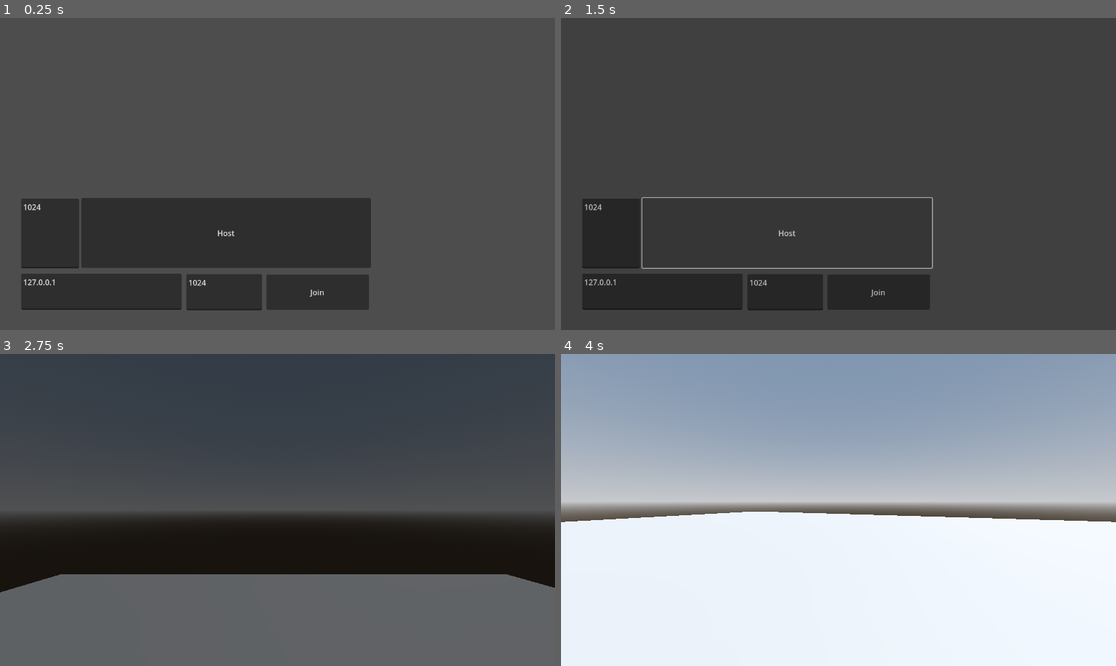
Above: before the commit, frames 1-4 (two rows, left to right).
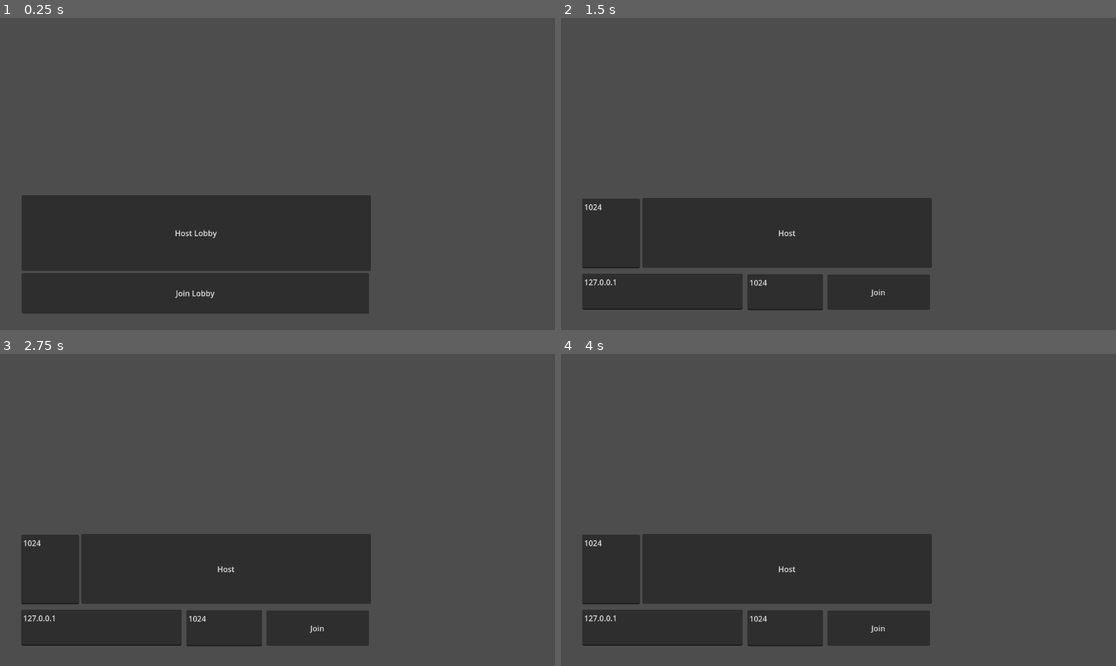
Above: after the commit, the same moments.

Repository: Riyan123410/Hi
Game: Godot game, scene res://scenes/sceneSwitcher.tscn
The game is run twice, just before and just after one commit, with the same random seed, the same clock (stepped at 60 frames per second) and the same inputs.
Inputs (mouse positions are in pixels of both pictures, inside the frame that each line leads up to):
- Up to frame 1 (0.25 s): no input
- Up to frame 2 (1.5 s): click (755, 292) at 0.5 s, where only the run after the commit has a clickable "Join Lobby"; click (755, 233) at 1.25 s, where only the run after the commit has a clickable "Host Lobby"
- Up to frame 3 (2.75 s): move the mouse to (399, 494) at 2.02 s; hold D (right) from 2.03 s (still down)
- Up to frame 4 (4 s): move the mouse to (810, 510) at 2.77 s; release D (right) at 2.78 s; hold W (forward) from 2.78 s (still down); tap Space (jump) at 3.02 s; move the mouse to (849, 503) at 3.52 s

The runs differ from the first frame. In frame 1, 2.5% of the frame differs, in the area x 3-67%, y 56-95%; in frame 2, 0.5%; in frame 3, 41%; in frame 4, 99%, in the area x 0-100%, y 0-100%.

Commit message:
Updated title screen to match pre-made concept

Diff:
--- a/src/game/scenes/worlds/mainMenu.tscn
+++ b/src/game/scenes/worlds/mainMenu.tscn
@@ -12,6 +12,7 @@
 script = ExtResource("1_8poju")
 
 [node name="Host" type="Button" parent="CanvasLayer"]
+visible = false
 anchors_preset = -1
 anchor_left = 0.1467014
 anchor_top = 0.5771605
@@ -24,6 +25,7 @@
 metadata/_edit_use_anchors_ = true
 
 [node name="Join" type="Button" parent="CanvasLayer"]
+visible = false
 anchors_preset = -1
 anchor_left = 0.4800347
 anchor_top = 0.82253087
@@ -35,6 +37,7 @@
 metadata/_edit_use_anchors_ = true
 
 [node name="IP" type="TextEdit" parent="CanvasLayer"]
+visible = false
 anchors_preset = -1
 anchor_left = 0.038194444
 anchor_top = 0.8194444
@@ -46,6 +49,7 @@
 metadata/_edit_use_anchors_ = true
 
 [node name="Port" type="TextEdit" parent="CanvasLayer"]
+visible = false
 anchors_preset = -1
 anchor_left = 0.3359375
 anchor_top = 0.82098764
@@ -57,6 +61,7 @@
 metadata/_edit_use_anchors_ = true
 
 [node name="hostPort" type="TextEdit" parent="CanvasLayer"]
+visible = false
 anchors_preset = -1
 anchor_left = 0.038194444
 anchor_top = 0.5787037
@@ -66,5 +71,23 @@
 placeholder_text = "Port"
 metadata/_edit_use_anchors_ = true
 
+[node name="joinLobby" type="Button" parent="CanvasLayer"]
+anchors_preset = -1
+anchor_left = 0.0390625
+anchor_top = 0.81790125
+anchor_right = 0.6649306
+anchor_bottom = 0.94753087
+text = "Join Lobby"
+metadata/_edit_use_anchors_ = true
+
+[node name="hostLobby" type="Button" parent="CanvasLayer"]
+offset_left = 45.0
+offset_top = 368.0
+offset_right = 770.0
+offset_bottom = 525.0
+text = "Host Lobby"
+
 [connection signal="pressed" from="CanvasLayer/Host" to="." method="_on_host_pressed"]
 [connection signal="pressed" from="CanvasLayer/Join" to="." method="_on_join_pressed"]
+[connection signal="pressed" from="CanvasLayer/joinLobby" to="." method="_on_join_lobby_pressed"]
+[connection signal="pressed" from="CanvasLayer/hostLobby" to="." method="_on_host_lobby_pressed"]
--- a/src/game/scripts/player/player3D.gd
+++ b/src/game/scripts/player/player3D.gd
@@ -3,7 +3,7 @@
 # ===== Movement variables =====
 @export var speed = 5.0
 @export var jumpVelocity = 4.5
-@export var acceleration = 4.0
+@export var acceleration = 7.0
 @export var airAcceleration = 1.0
 @export var friction = 5.0
 @export var airFriction = 0.5
--- a/src/game/scripts/sceneScripts/mainMenu.gd
+++ b/src/game/scripts/sceneScripts/mainMenu.gd
@@ -24,3 +24,14 @@
 	portJoin = int(textPort.text)
 	if (IPjoin != "" && portJoin != 0):
 		emit_signal("levelChanged", levelNum)
+
+func _on_join_lobby_pressed() -> void:
+	$CanvasLayer/joinLobby.visible = false
+	$CanvasLayer/IP.visible = true
+	$CanvasLayer/Join.visible = true
+	$CanvasLayer/Port.visible = true
+
+func _on_host_lobby_pressed() -> void:
+	$CanvasLayer/hostLobby.visible = false
+	$CanvasLayer/Host.visible = true
+	$CanvasLayer/hostPort.visible = true
